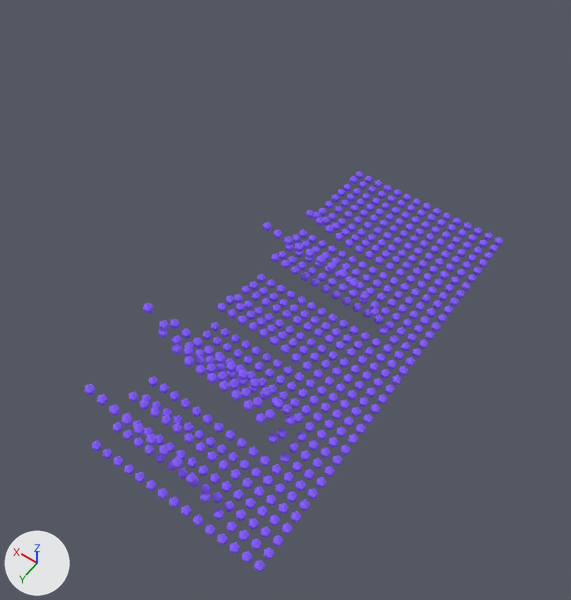
Before and after pictures for a commit that changed the Blender file src/Data Visualization.blend.
Before and after are seen from a 50 mm camera at (-18.6, 30.4, 45.6) aimed at (0.4, 3.7, 3.6). Arrows for +X, +Y and +Z are at lower left; the lights stay in place.

The first picture shows 'scatterplot'.
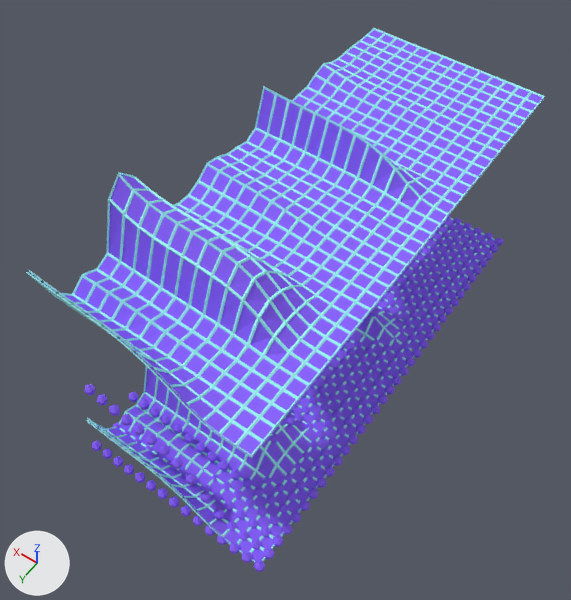
Where the change shows, as pixel boxes [x1, y1, x2, y2] in the pictures (571 x 600 px):
'z_heightmap_BSpline', added: after [26, 28, 545, 458]
'z_heightmap_BSpline.001', added: after [86, 218, 497, 563]
'scatterplot', unchanged, covered by the edit: before [84, 171, 504, 572]; after [84, 215, 504, 572]

The change in detail:
Material 'wfMaterial.001' (mat_wfmaterial_001) is new.
Its base color is (0.399, 1.0, 0.975) (cyan #a9fffc).
Material 'material.002' (mat_material_002) is new.
Its base color is (0.266, 0.131, 1.0) (purple #8d65ff).
Material 'wfMaterial' (mat_wfmaterial) is new.
Its base color is (0.399, 1.0, 0.975) (cyan #a9fffc).
Material 'material.001' (mat_material_001) is new.
Its base color is (0.266, 0.131, 1.0) (purple #8d65ff).
Mesh me_z_heightmap_bspline_mesh_001 is new.
It has 525 vertices, 476 faces and spans x -7.0..7.0, y -17.0..17.0, z -2.9..2.9.
It uses material mat_material_002 (purple #8d65ff).
It uses material mat_wfmaterial_001 (cyan #a9fffc).
Mesh me_z_heightmap_bspline_mesh is new.
It has 525 vertices, 476 faces and spans x -7.0..7.0, y -17.0..17.0, z -2.9..2.9.
It uses material mat_material_001 (purple #8d65ff).
It uses material mat_wfmaterial (cyan #a9fffc).
Object 'z_heightmap_BSpline.001' (ob_z_heightmap_bspline_001) is new; it shows me_z_heightmap_bspline_mesh_001.
Its location is (0.0, 0.0, -1.54).
It gains a WIREFRAME modifier named 'wf'.
Modifier setting: thickness = 0.2.
Modifier setting: use_replace = False.
Modifier setting: material_offset = 1.
Object 'z_heightmap_BSpline' (ob_z_heightmap_bspline) is new; it shows me_z_heightmap_bspline_mesh.
Its location is (0.0, 0.0, 13.46).
It gains a WIREFRAME modifier named 'wf'.
Modifier setting: thickness = 0.2.
Modifier setting: use_replace = False.
Modifier setting: material_offset = 1.
